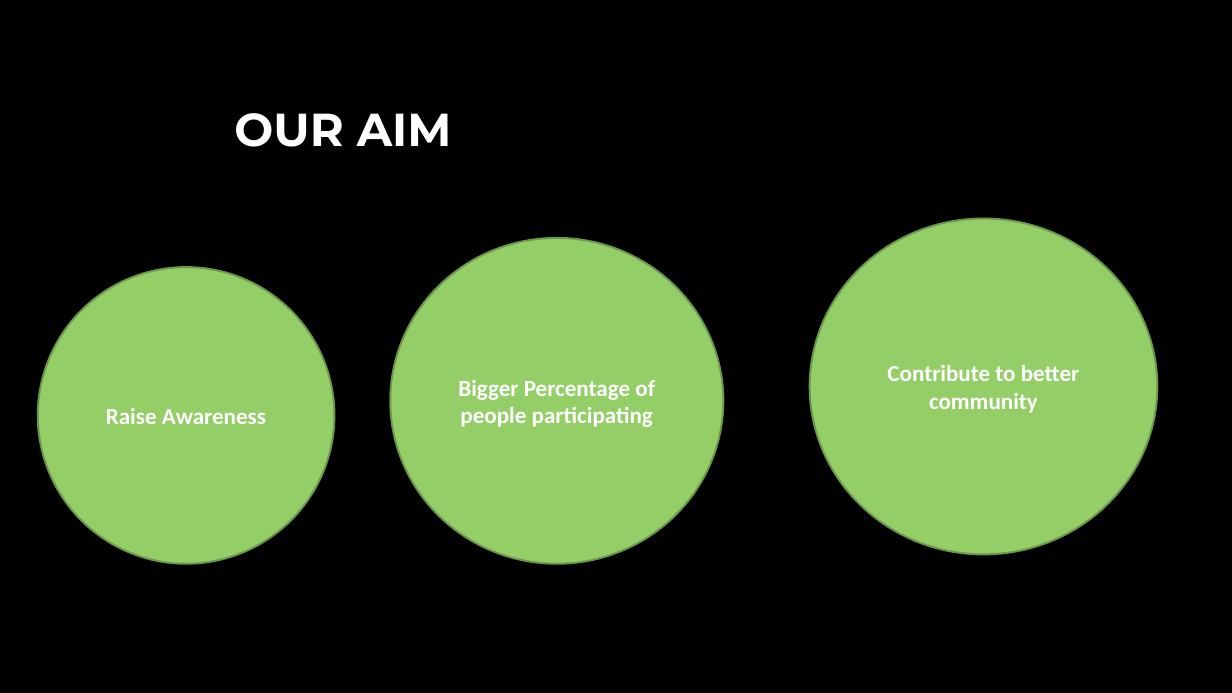
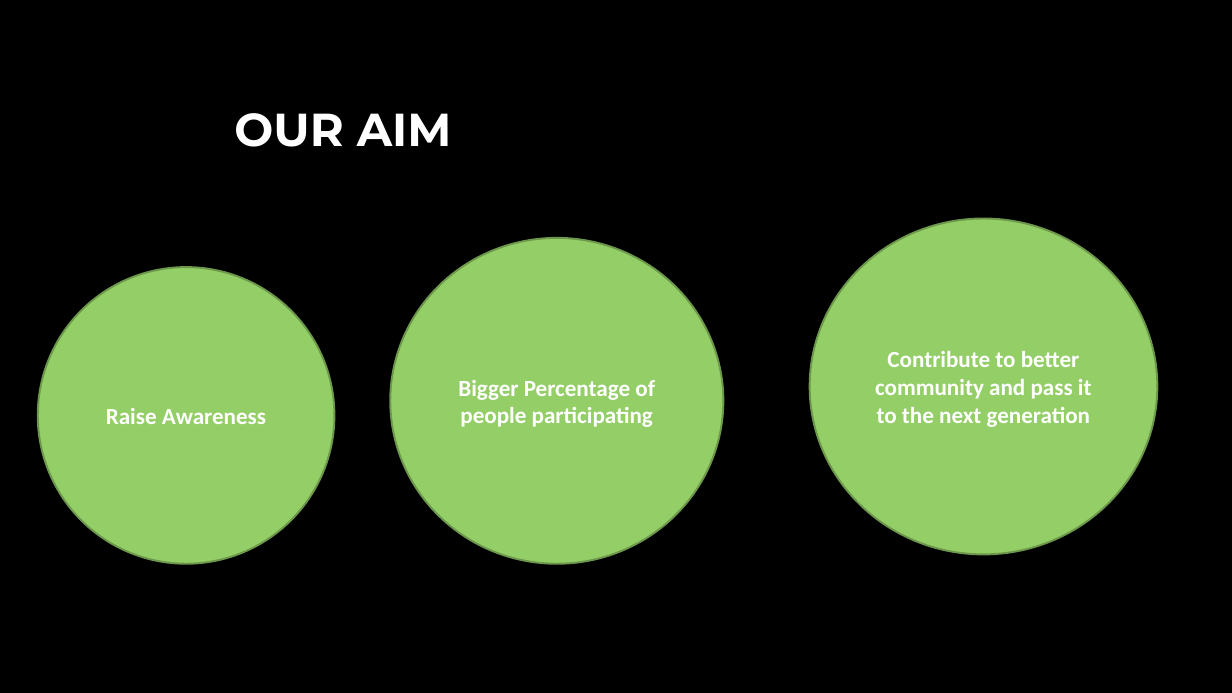
Before and after one commit to glasgow2017/team-5, a slide deck: slide 3 of codeforhood.pptx. Drawn at 1232x693 pixels with LibreOffice and Linux fonts; fonts in the diff are those of the drawing; background and template pictures are left out. Boxes give left, top, right and bottom in pixels: in the first picture for what was removed or moved away, otherwise in the second. Text is boxed around its words. In the diff, an @@ line names an element or a change of style, - is before the commit and + after.

```diff
--- a/codeforhood.pptx
+++ b/codeforhood.pptx
@@ text in ellipse at (875,351,1092,427): text changed @@
-Contribute to better community
+Contribute to better community and pass it to the next generation
```
Also in this commit, not shown: 5 other slides changed, 1 slide added, 1 slide removed.
